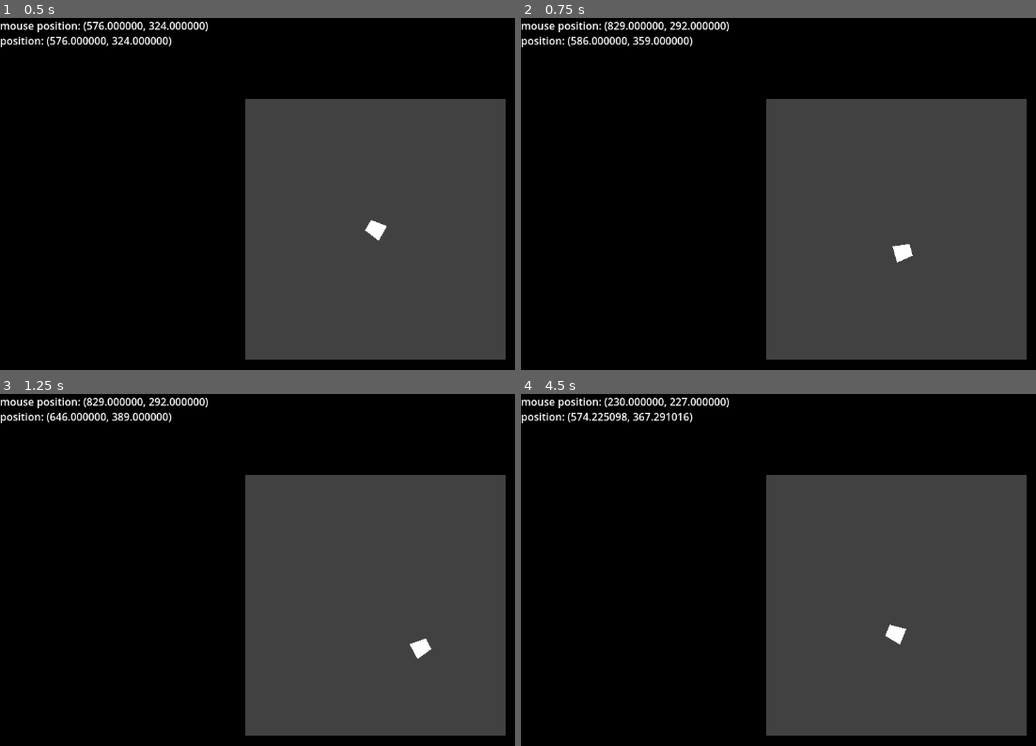
Above: before the commit, frames 1-4 (two rows, left to right).
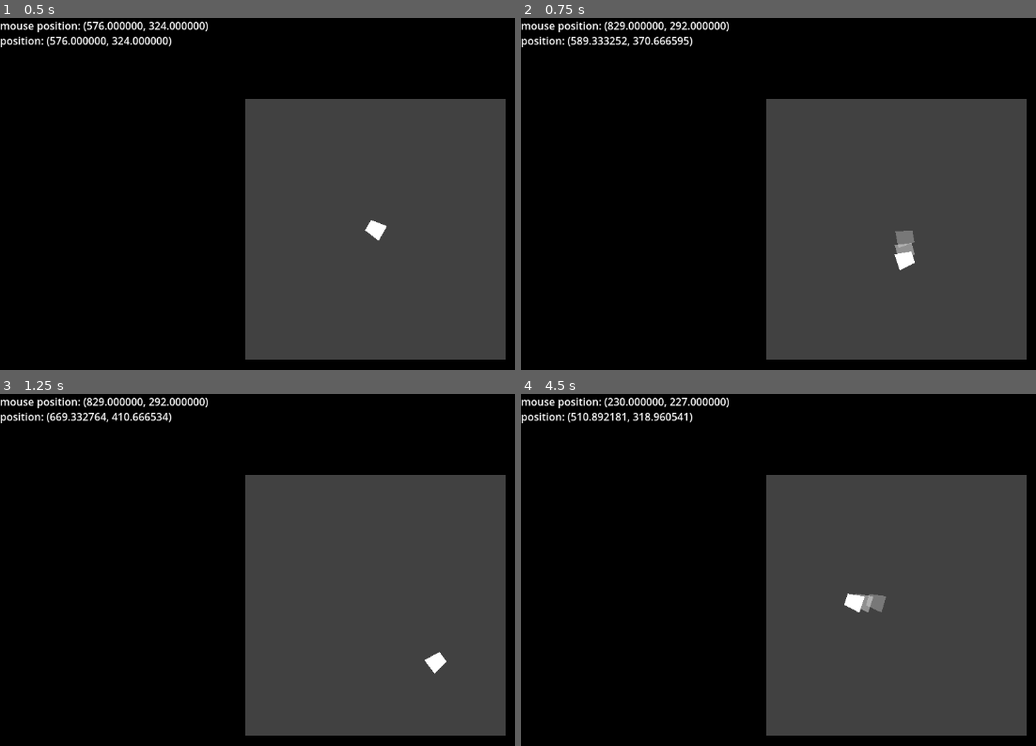
Above: after the commit, the same moments.

Repository: hexagonhexagon/saw-game
Game: Godot game, scene res://main.tscn
The game is run twice, just before and just after one commit, with the same random seed, the same clock (stepped at 60 frames per second) and the same inputs.
Inputs (mouse positions are in pixels of both pictures, inside the frame that each line leads up to):
- Up to frame 1 (0.5 s): no input
- Up to frame 2 (0.75 s): tap Enter at 0.5 s; move the mouse to (outside the picture) at 0.52 s; hold D (move_right) from 0.53 s (still down); tap Shift (dash) at 0.6 s
- Up to frame 3 (1.25 s): keep holding D (move_right)
- Up to frame 4 (4.5 s): move the mouse to (747, 626) at 1.27 s; release D (move_right) at 1.28 s; hold S (move_down) 1.28-2.03 s; tap Shift (dash) every 0.75 s from 1.35 to 4.35 s; move the mouse to (969, 513) at 2.02 s; hold D (move_right) 2.03-2.78 s; move the mouse to (860, 689) at 2.77 s; hold W (move_up) 2.78-3.53 s; move the mouse to (outside the picture) at 3.52 s; hold A (move_left) from 3.53 s (still down); move the mouse to (670, 541) at 4.27 s

Frame 1 is identical in both runs. In frame 2, 0.5% of the frame differs, in the area x 12-77%, y 5-72%; in frame 3, 0.6%; in frame 4, 0.8%, in the area x 10-75%, y 5-72%.

Commit message:
add dash shadow, fix player movement faster on diagonals

Diff:
--- a/main.tscn
+++ b/main.tscn
@@ -1,6 +1,7 @@
-[gd_scene load_steps=5 format=3 uid="uid://fnk7pamkko1x"]
+[gd_scene load_steps=6 format=3 uid="uid://fnk7pamkko1x"]
 
 [ext_resource type="Script" uid="uid://bur8dgbwh74kp" path="res://player.gd" id="1_ig7tw"]
+[ext_resource type="PackedScene" uid="uid://3s1bfsr8v8wn" path="res://player_dash_shadow.tscn" id="2_0xm2m"]
 
 [sub_resource type="CircleShape2D" id="CircleShape2D_ig7tw"]
 radius = 9.0
@@ -73,16 +74,17 @@
 [node name="Player" type="CharacterBody2D" parent="Arena" node_paths=PackedStringArray("debug_text_label")]
 scale = Vector2(1.3, 1.3)
 script = ExtResource("1_ig7tw")
-speed = 150.0
-dash_speed = 300.0
+speed = 200.0
+dash_speed = 400.0
 dash_duration = 0.2
 dash_cooldown = 0.2
+dash_shadow = ExtResource("2_0xm2m")
+num_dash_shadows = 4
 debug_text_label = NodePath("../../UiRoot/DebugLabel")
 metadata/_edit_group_ = true
 
-[node name="Polygon2D" type="Polygon2D" parent="Arena/Player"]
-rotation = -1.5707964
-polygon = PackedVector2Array(-10, -10, -7, 10, 7, 10, 10, -10)
+[node name="PlayerShape" type="Polygon2D" parent="Arena/Player"]
+polygon = PackedVector2Array(-10, -10, 10, -7, 10, 7, -10, 10)
 uv = PackedVector2Array(-6.666626, -72.666664, 69.333374, -76.666664, 45.333374, -2, -8, -72.666664)
 polygons = [PackedInt32Array(0, 1, 2, 3)]
 internal_vertex_count = 3
--- a/player.gd
+++ b/player.gd
@@ -4,25 +4,37 @@
 @export var dash_speed: float
 @export var dash_duration: float
 @export var dash_cooldown: float
+@export var dash_shadow: PackedScene
+@export var num_dash_shadows: int
 @export var debug_text_label: RichTextLabel
 
-var move_input_direction: Vector2i = Vector2i.ZERO
+var move_input_direction: Vector2 = Vector2.ZERO
 var mouse_position: Vector2
-var dash_direction: Vector2i
+var dash_direction: Vector2
 var dash_duration_left: float
+var dash_shadow_cooldown: float
+var dash_shadow_cooldown_left: float
 var dash_cooldown_left: float
 
 
 func _ready() -> void:
-	dash_direction = Vector2i(0, 1) # arbitrary direction
+	dash_direction = Vector2(0, 1) # arbitrary direction
 	dash_duration_left = 0.0
 	dash_cooldown_left = 0.0
+	dash_shadow_cooldown = dash_cooldown / (num_dash_shadows + 1)
+	dash_shadow_cooldown_left = 0.0
 
 
 func _physics_process(delta: float) -> void:
 	if dash_duration_left > 0.0:
 		velocity = dash_direction * dash_speed
 		dash_duration_left -= delta
+		dash_shadow_cooldown_left -= delta
+		if dash_shadow_cooldown_left < 0.0:
+			var new_dash_shadow: Node = dash_shadow.instantiate()
+			new_dash_shadow.transform = transform
+			dash_shadow_cooldown_left = dash_shadow_cooldown
+			get_parent().add_child(new_dash_shadow)
 	else:
 		dash_cooldown_left -= delta
 		velocity = move_input_direction * speed
@@ -33,7 +45,7 @@
 
 func _process(_delta: float) -> void:
 	# move
-	move_input_direction = Vector2i.ZERO
+	move_input_direction = Vector2.ZERO
 	if Input.is_action_pressed("move_right"):
 		move_input_direction.x += 1
 	if Input.is_action_pressed("move_left"):
@@ -42,12 +54,14 @@
 		move_input_direction.y += 1
 	if Input.is_action_pressed("move_up"):
 		move_input_direction.y -= 1
+	move_input_direction = move_input_direction.normalized()
 
 	# dash
-	if move_input_direction != Vector2i.ZERO and dash_duration_left < 0.0:
+	if move_input_direction != Vector2.ZERO and dash_duration_left < 0.0:
 		dash_direction = move_input_direction
 	if Input.is_action_just_pressed("dash") and dash_cooldown_left < 0.0:
 		dash_duration_left = dash_duration
+		dash_shadow_cooldown_left = dash_shadow_cooldown
 		dash_cooldown_left = dash_cooldown
 
 	# look direction
--- /dev/null
+++ b/player_dash_shadow.gd
@@ -0,0 +1,13 @@
+extends Polygon2D
+
+@export var start_opacity: float
+@export var fade_out_duration: float
+
+func _ready() -> void:
+	color.a = start_opacity
+
+func _process(delta: float) -> void:
+	var decay_amount: float = delta * start_opacity / fade_out_duration
+	color.a = clampf(color.a - decay_amount, 0.0, start_opacity)
+	if color.a == 0.0:
+		queue_free()
--- /dev/null
+++ b/player_dash_shadow.tscn
@@ -0,0 +1,13 @@
+[gd_scene load_steps=2 format=3 uid="uid://3s1bfsr8v8wn"]
+
+[ext_resource type="Script" uid="uid://dsqtfdk1fxhq1" path="res://player_dash_shadow.gd" id="1_s0vap"]
+
+[node name="PlayerDashShadow" type="Polygon2D"]
+scale = Vector2(1.3, 1.3)
+polygon = PackedVector2Array(-10, -10, 10, -7, 10, 7, -10, 10)
+uv = PackedVector2Array(-6.666626, -72.666664, 69.333374, -76.666664, 45.333374, -2, -8, -72.666664)
+polygons = [PackedInt32Array(0, 1, 2, 3)]
+internal_vertex_count = 3
+script = ExtResource("1_s0vap")
+start_opacity = 0.5
+fade_out_duration = 0.2
Not shown, added: player_dash_shadow.gd.uid
